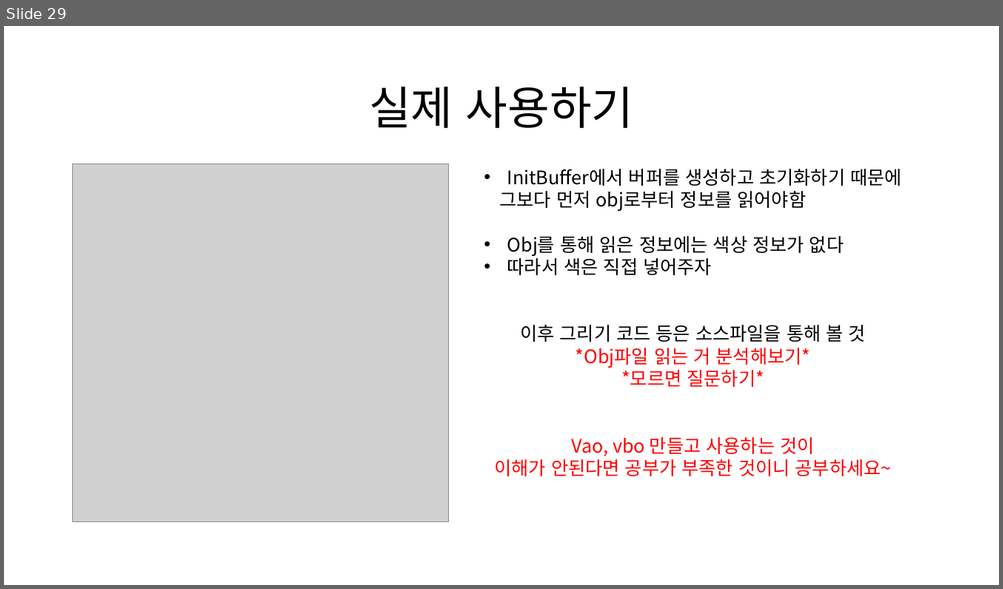
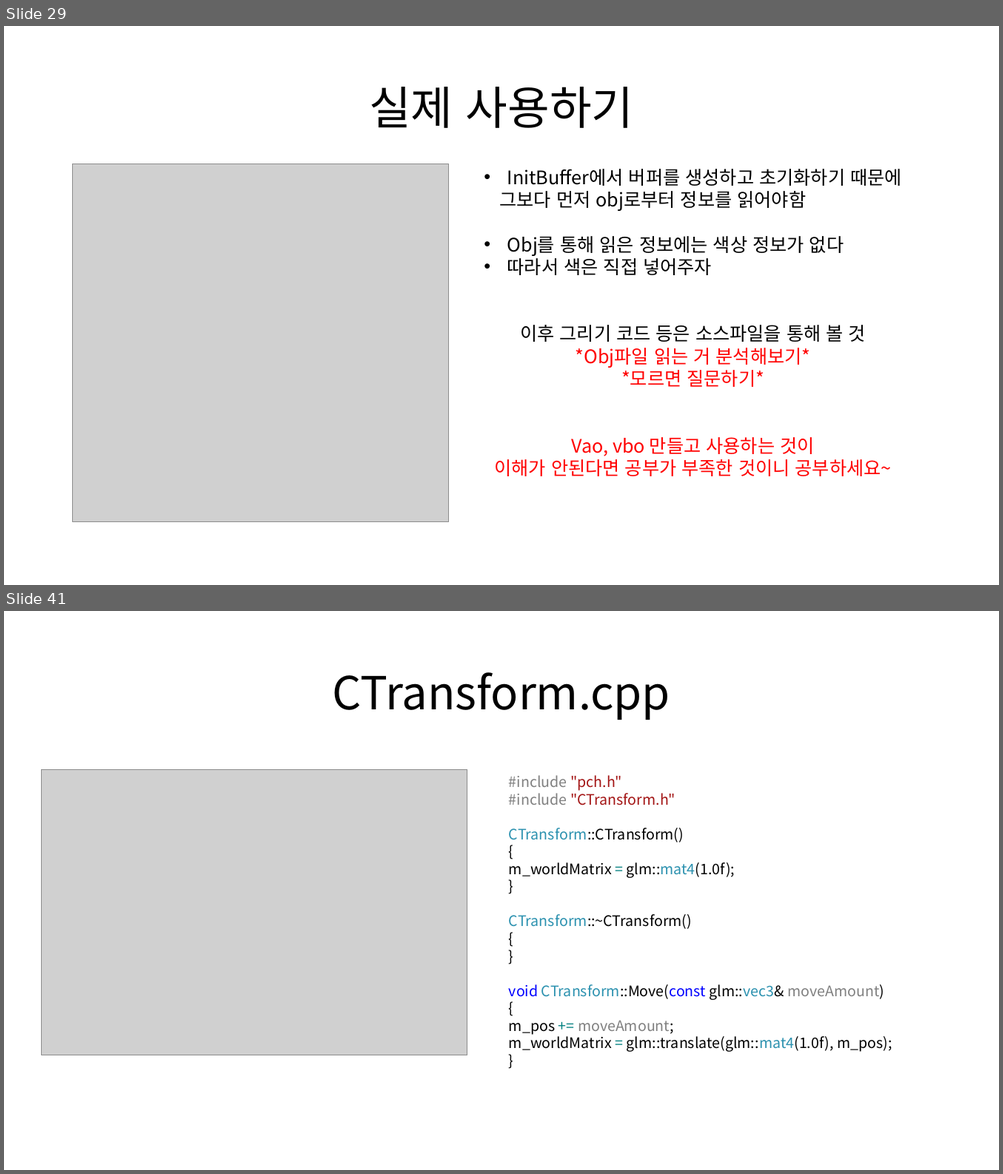
Before and after one commit to Kimseongtae9911/WarpOpenGL, a slide deck: 프레임워크.pptx. Shown one above the other, each under a label of ours: slide 29 before the commit, slides 29 and 41 after it; the slides between them are not shown. The pictures are 1003x589 and 1003x1174 pixels, drawn with LibreOffice and Linux fonts; fonts in the diff are those of the drawing; grey boxes stand for pictures. Boxes give left, top, right and bottom in pixels: in the first picture for what was removed or moved away, otherwise in the second. Text is boxed around its words. In the diff, an @@ line names an element or a change of style, - is before the commit and + after.

```diff
--- a/프레임워크.pptx
+++ b/프레임워크.pptx
@@ slide 41 added at [4,611,999,1170], background #FFFFFF @@
@@ title added at [332,672,670,720], 44 pt, text #000000 @@
+CTransform.cpp
@@ picture added at [41,769,467,1055] @@
@@ text added at [509,775,891,1052], 14 pt, text #000000 @@
+#include "pch.h"
+#include "CTransform.h"
+CTransform::CTransform()
+{
+m_worldMatrix = glm::mat4(1.0f);
+}
+CTransform::~CTransform()
+{
+}
+void CTransform::Move(const glm::vec3& moveAmount)
+{
+m_pos += moveAmount;
+m_worldMatrix = glm::translate(glm::mat4(1.0f), m_pos);
+}
```
Also in this commit, not shown: 24 other slides added, 30 other files.
